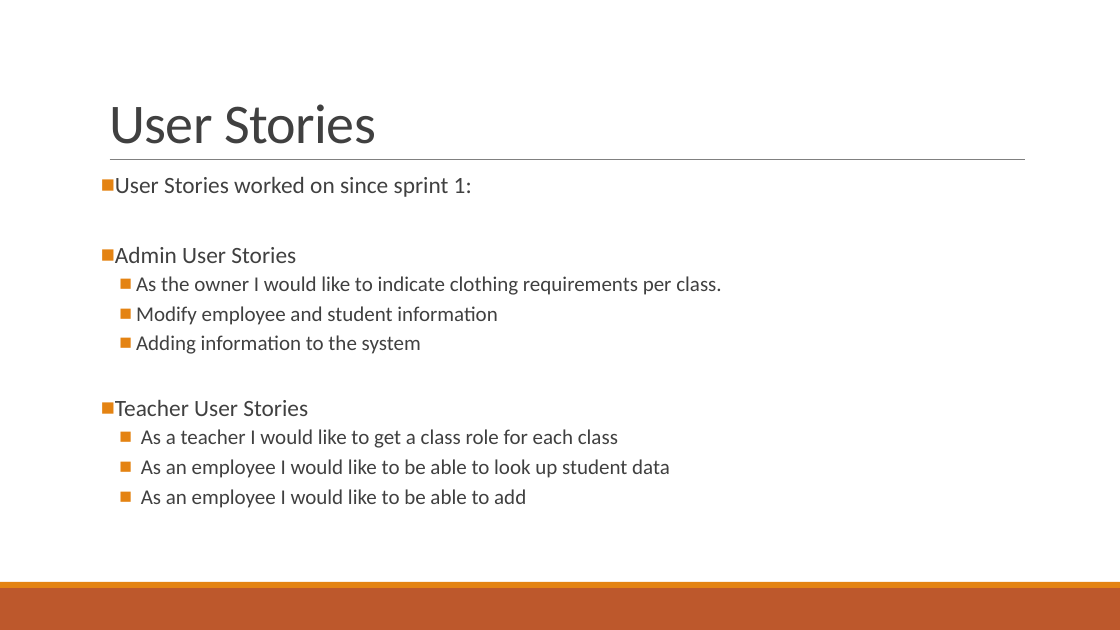
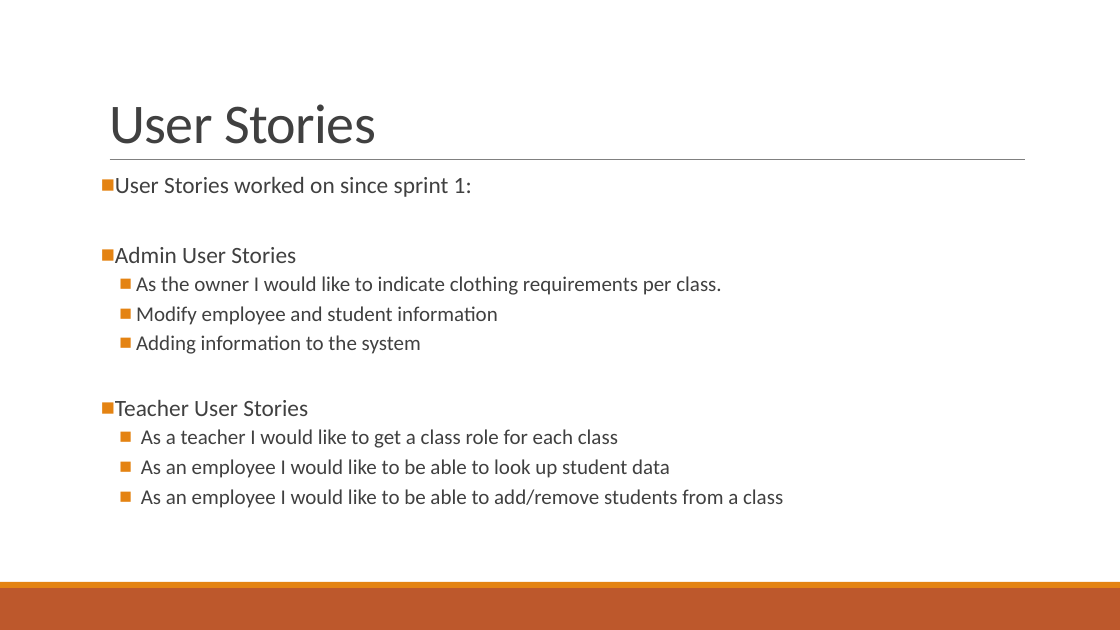
Before and after one commit to SDSMT-CSC464-F15/dancesoft, a slide deck: slide 6 of Sprint 3/client presentation/DanceSoft powerpoint sprint 3.pptx (slide 5 before the commit). Drawn at 1120x630 pixels with LibreOffice and Linux fonts; fonts in the diff are those of the drawing. Boxes give left, top, right and bottom in pixels: in the first picture for what was removed or moved away, otherwise in the second. Text is boxed around its words. In the diff, an @@ line names an element or a change of style, - is before the commit and + after.

```diff
--- a/Sprint 3/client presentation/DanceSoft powerpoint sprint 3.pptx
+++ b/Sprint 3/client presentation/DanceSoft powerpoint sprint 3.pptx
@@ text at bbox=[141, 489, 783, 508]: text changed @@
-  ■ As an employee I would like to be able to add
+  ■ As an employee I would like to be able to add/remove students from a class
```
Also in this commit, not shown: 7 other slides changed, 2 slides added, 2 slides removed, 40 other files.
